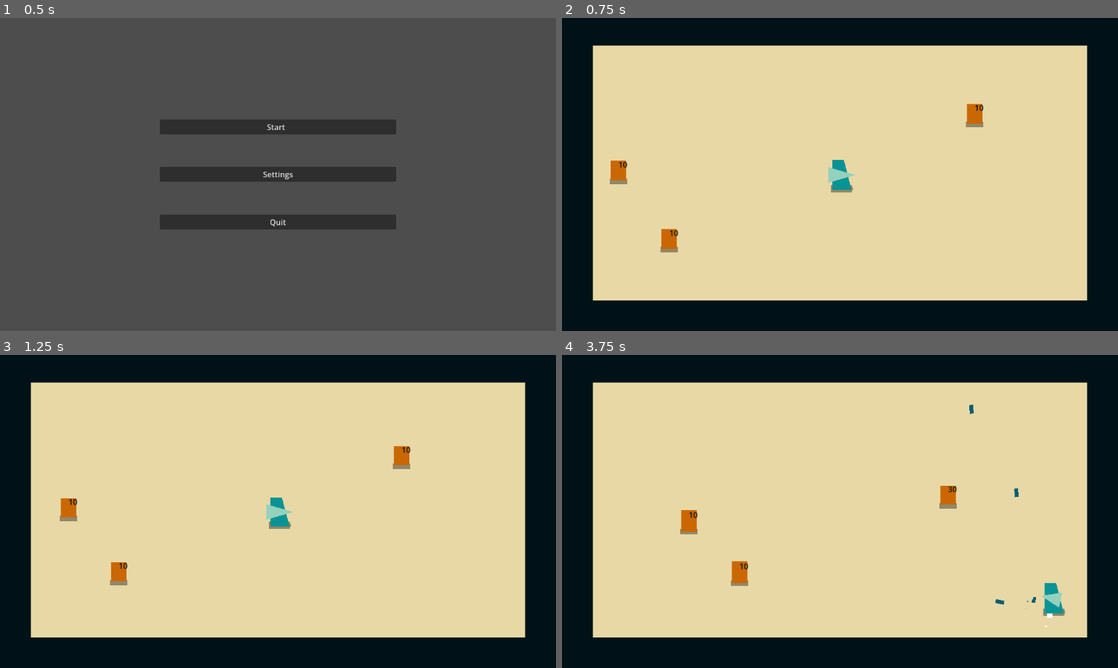
Above: before the commit, frames 1-4 (two rows, left to right).
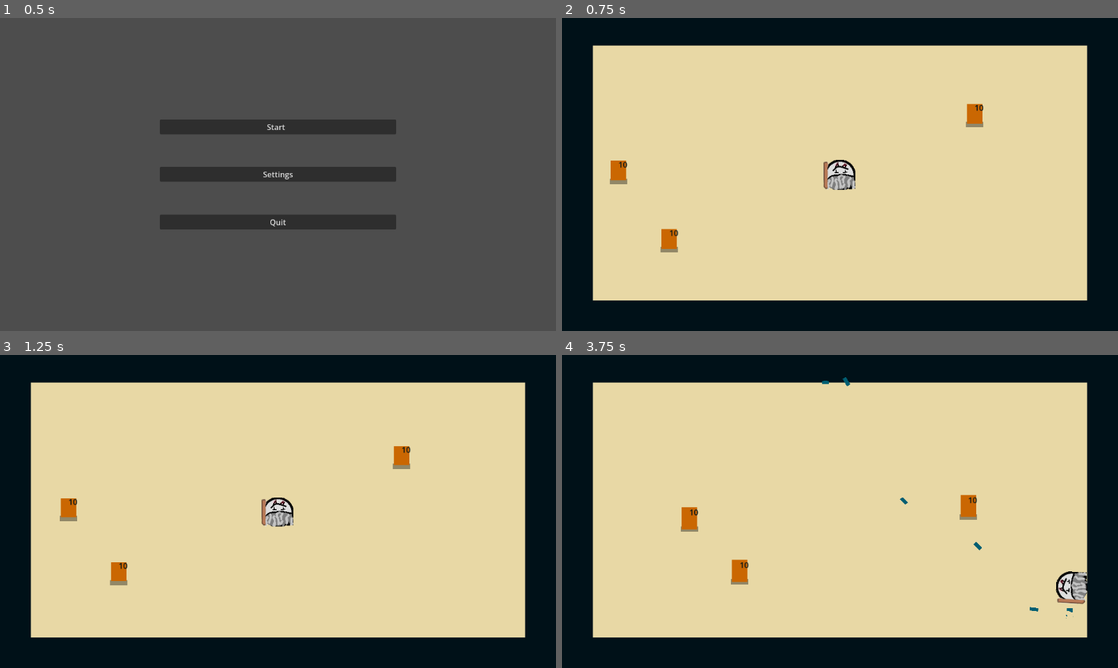
Above: after the commit, the same moments.

Repository: Av1zi/GMTK26
Game: Godot game, scene res://Scenes/main_menu.tscn
The game is run twice, just before and just after one commit, with the same random seed, the same clock (stepped at 60 frames per second) and the same inputs. Sound files missing from this copy of the repository are replaced by a short silence.
Inputs (mouse positions are in pixels of both pictures, inside the frame that each line leads up to):
- Up to frame 1 (0.5 s): no input
- Up to frame 2 (0.75 s): click "Start" at 0.5 s
- Up to frame 3 (1.25 s): no input
- Up to frame 4 (3.75 s): move the mouse to (962, 495) at 1.27 s; press the mouse at (962, 495) at 1.28 s; hold D (move_right) 1.28-2.03 s; move the mouse to (728, 527) at 2.02 s; release the mouse at (728, 527) at 2.03 s; hold S (move_down) 2.03-2.78 s; click (728, 527) at 2.1 s; move the mouse to (895, 442) at 2.77 s; press the mouse at (895, 442) at 2.78 s; hold D (move_right) 2.78-3.53 s; move the mouse to (812, 574) at 3.52 s; release the mouse at (812, 574) at 3.53 s; hold W (move_up) from 3.53 s (still down); click (812, 574) at 3.6 s

Frame 1 is identical in both runs. In frame 2, 0.5% of the frame differs, in the area x 47-53%, y 45-56%; in frame 3, 0.5%; in frame 4, 1.7%, in the area x 21-95%, y 7-87%.

Commit message:
Update the player model to use our assets

Diff:
--- a/new-game-project/Scenes/player.tscn
+++ b/new-game-project/Scenes/player.tscn
@@ -1,7 +1,12 @@
 [gd_scene format=3 uid="uid://cqpatfifsn3sg"]
 
-[ext_resource type="Script" uid="uid://clds3vvemuedu" path="res://scripts/player.gd" id="1_sy1wy"]
-[ext_resource type="AudioStream" uid="uid://b5y5j2t81dq1l" path="res://assets/sound_effects/laserShoot.wav" id="2_qiobg"]
+[ext_resource type="Script" uid="uid://clds3vvemuedu" path="res://Scripts/player.gd" id="1_sy1wy"]
+[ext_resource type="AudioStream" uid="uid://b5y5j2t81dq1l" path="res://Assets/sound_effects/laserShoot.wav" id="2_qiobg"]
+[ext_resource type="Texture2D" uid="uid://d3angyo2ditf0" path="res://Assets/vampire.png" id="2_vgqql"]
+[ext_resource type="Texture2D" uid="uid://f3bwhpxp5r1t" path="res://Assets/GUN.png" id="3_vgqql"]
+
+[sub_resource type="CircleShape2D" id="CircleShape2D_x1lq2"]
+radius = 32.01562
 
 [sub_resource type="Curve" id="Curve_5phf1"]
 _data = [Vector2(0, 0.384615), 0.0, 0.0, 0, 0, Vector2(0.320988, 0.978022), 0.0, 0.0, 0, 0, Vector2(0.460905, 0.626374), 0.0, 0.0, 0, 0, Vector2(1, 0), 0.0, 0.0, 0, 0]
@@ -132,12 +137,14 @@
 }
 
 [node name="Player" type="CharacterBody2D" unique_id=705610136 groups=["player"]]
+scale = Vector2(-1, 1)
 collision_mask = 3
 motion_mode = 1
 script = ExtResource("1_sy1wy")
 
-[node name="CollisionBodyLR" type="CollisionPolygon2D" parent="." unique_id=401931270]
-polygon = PackedVector2Array(16, -32, -8, -32, -24, 32, 16, 32)
+[node name="CollisionBodyLR" type="CollisionShape2D" parent="." unique_id=1693696865]
+rotation = 0.010237323
+shape = SubResource("CircleShape2D_x1lq2")
 
 [node name="MovementTrailEffect" type="GPUParticles2D" parent="." unique_id=468359435]
 position = Vector2(0, 31)
@@ -147,32 +154,22 @@
 one_shot = true
 process_material = SubResource("ParticleProcessMaterial_0nije")
 
-[node name="BodyLR" type="Polygon2D" parent="." unique_id=2092753409]
-scale = Vector2(-1, 1)
-color = Color(0.0392157, 0.576471, 0.588235, 1)
-polygon = PackedVector2Array(-16, -32, -16, 32, 24, 32, 16, 0, 8, -32)
-
-[node name="Shadow" type="Polygon2D" parent="BodyLR" unique_id=2053205050]
-z_index = -48
-position = Vector2(-2, -3)
-rotation = 3.14159
-scale = Vector2(1, -1)
-color = Color(0, 0, 0, 0.376471)
-polygon = PackedVector2Array(-26, 24, -29, 32, -26, 40, 17, 40, 17, 24)
+[node name="character" type="Sprite2D" parent="." unique_id=1632206769]
+texture = ExtResource("2_vgqql")
 
 [node name="BodyLRPlayer" type="AnimationPlayer" parent="." unique_id=1676649647]
-root_node = NodePath("../BodyLR")
 libraries/ = SubResource("AnimationLibrary_rabhh")
 playback_default_blend_time = 0.2
 
-[node name="BodyRotate" type="Polygon2D" parent="." unique_id=1996580172]
-color = Color(0.580392, 0.823529, 0.741176, 1)
-polygon = PackedVector2Array(32, 0, -24, -16, -24, 16)
+[node name="gun" type="Sprite2D" parent="." unique_id=1841634267]
+texture = ExtResource("3_vgqql")
+offset = Vector2(30, 0)
 
-[node name="BulletSpawnPoint" type="Node2D" parent="BodyRotate" unique_id=1034435886]
-position = Vector2(41, 0)
+[node name="BulletSpawnPoint" type="Node2D" parent="gun" unique_id=1034435886]
+position = Vector2(28, 22)
+rotation = 1.5707964
 
-[node name="ShootingEffect" type="GPUParticles2D" parent="BodyRotate" unique_id=1665451456]
+[node name="ShootingEffect" type="GPUParticles2D" parent="gun" unique_id=1665451456]
 modulate = Color(0, 0.372549, 0.45098, 1)
 position = Vector2(32, 0)
 emitting = false
@@ -182,7 +179,7 @@
 process_material = SubResource("ParticleProcessMaterial_63td5")
 
 [node name="BodyRotatePlayer" type="AnimationPlayer" parent="." unique_id=1462696060]
-root_node = NodePath("../BodyRotate")
+root_node = NodePath("")
 libraries/ = SubResource("AnimationLibrary_pwo6r")
 
 [node name="ShotTimer" type="Timer" parent="." unique_id=1192412413]
@@ -192,6 +189,5 @@
 [node name="AudioStreamPlayer" type="AudioStreamPlayer" parent="." unique_id=1899506427]
 stream = ExtResource("2_qiobg")
 volume_db = -12.0
-bus = &"Sfx"
 
 [connection signal="timeout" from="ShotTimer" to="." method="_on_shot_timer_timeout"]
--- a/new-game-project/Scripts/player.gd
+++ b/new-game-project/Scripts/player.gd
@@ -12,17 +12,17 @@
 var push_strength: float = 0.0
 var push_timer: float = 0.0
 
-# Reference
-@onready var body_lr: Polygon2D = $BodyLR
-@onready var body_rotate: Polygon2D = $BodyRotate
+# Reference (Fixed Paths to match Scene Tree)
+@onready var body_lr: Node2D = $character
+@onready var body_rotate: Node2D = $gun
 @onready var body_lr_player: AnimationPlayer = $BodyLRPlayer
 @onready var body_rotete_player: AnimationPlayer = $BodyRotatePlayer
 @onready var move_trail_effect: GPUParticles2D = $MovementTrailEffect
 @onready var bullet_scene = preload("res://scenes/bullet.tscn")
-@onready var bullet_spawn_pos: Node2D = $BodyRotate/BulletSpawnPoint
+@onready var bullet_spawn_pos: Node2D = $gun/BulletSpawnPoint
 @onready var shot_timer: Timer = $ShotTimer
-@onready var shot_effect: GPUParticles2D = $BodyRotate/ShootingEffect
-@onready var body_lr_collider: CollisionPolygon2D = $CollisionBodyLR
+@onready var shot_effect: GPUParticles2D = $gun/ShootingEffect
+@onready var body_lr_collider: CollisionShape2D = $CollisionBodyLR#Changed to CollisionShape2D/Polygon2D based on standard Godot nodes
 @onready var audio_player: AudioStreamPlayer = $AudioStreamPlayer
 
 func _ready():
@@ -31,6 +31,7 @@
 
 func _physics_process(delta):
 	velocity = Vector2.ZERO # The player's movement vector.
+
 	# Movement input
 	if Input.is_action_pressed("move_right"):
 		velocity.x += 1
@@ -40,20 +41,26 @@
 		velocity.y += 1
 	if Input.is_action_pressed("move_up"):
 		velocity.y -= 1
+
 	# Shot input
 	if Input.is_action_pressed("shot") and not is_shot_cd:
 		shoot()
 		is_shot_cd = true
 		shot_timer.start(0.2)
+
 	# Normalize velocity if move along x and y together
 	if velocity.length() > 0:
 		velocity = velocity.normalized() * speed
 		move_trail_effect.emitting = true # Play movement trail effect
+
 	# Handle body_lr
 	update_body_lr()
-	# Handle push
-	push_back(delta)
-	# Limit the player movement, add your character scale if needed
+
+	# Handle aim toward mouse every frame
+	update_body_rotate(get_global_mouse_position())
+
+
+	# Limit the player movement
 	position.x = clamp(position.x, 0, screen_size.x)
 	position.y = clamp(position.y, 0, screen_size.y)
 	move_and_slide()
@@ -69,35 +76,20 @@
 func update_body_lr():
 	if not lr_flag:
 		return
-	# Play body animation
+	# Play animations based on movement, but let the mouse handle rotation
 	if velocity.length() > 0:
-		# Move up / down
-		if lr:
-			body_lr_player.play("MoveR")
-		else:
-			body_lr_player.play("MoveL")
-		# Move left / right
-		if velocity.x > 0:
-			body_lr_player.play("MoveR")
-			body_lr_collider.scale.x = -1
-			lr = true
-		elif velocity.x < 0:
-			body_lr_player.play("MoveL")
-			body_lr_collider.scale.x = 1
-			lr = false
+		body_lr_player.play("MoveR")
 	else:
-		# Idle
-		if lr:
-			body_lr_player.play("IdleR")
-		else:
-			body_lr_player.play("IdleL")
+		body_lr_player.play("IdleR")
 
 func update_body_rotate(mouse_pos: Vector2):
 	if not rotate_flag:
 		return
-	# Rotate with mouse
-	body_rotate.look_at(mouse_pos)
-	aim_pos = mouse_pos.normalized()
+	var dir_to_mouse = (mouse_pos - global_position)
+	body_rotate.rotation = dir_to_mouse.angle() + PI/2
+	body_lr.rotation = dir_to_mouse.angle() + PI/2
+
+	aim_pos = dir_to_mouse.normalized()
 
 func shoot():
 	body_rotete_player.play("Shot")
@@ -114,12 +106,5 @@
 	push_strength = strength
 	push_timer = timer
 
-func push_back(delta: float):
-	if push_timer > 0.0:
-		position -= push_dir * push_strength * delta
-		push_timer -= delta
-	else:
-		push_timer = 0.0
-
 func _on_shot_timer_timeout():
 	is_shot_cd = false
Binary file changed: new-game-project/Assets/gun.png
Not shown, changed: new-game-project/Assets/gun.png.import
Not shown, changed: new-game-project/assets/sound_effects/hitHurt.wav.import
Not shown, changed: new-game-project/assets/sound_effects/laserShoot.wav.import
